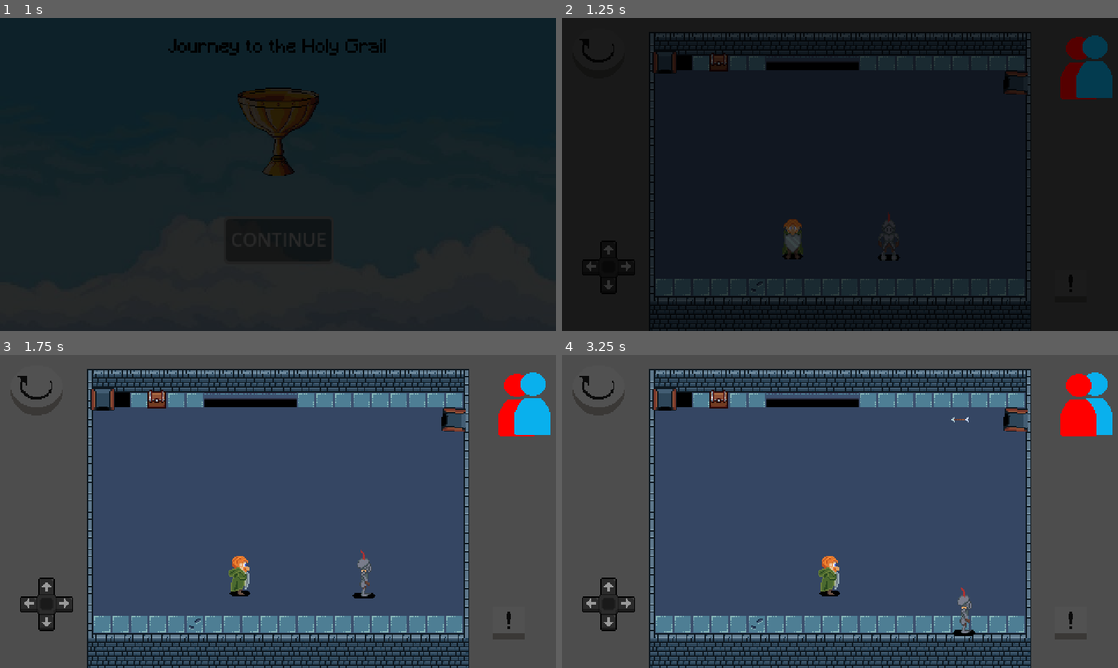
Above: before the commit, frames 1-4 (two rows, left to right).
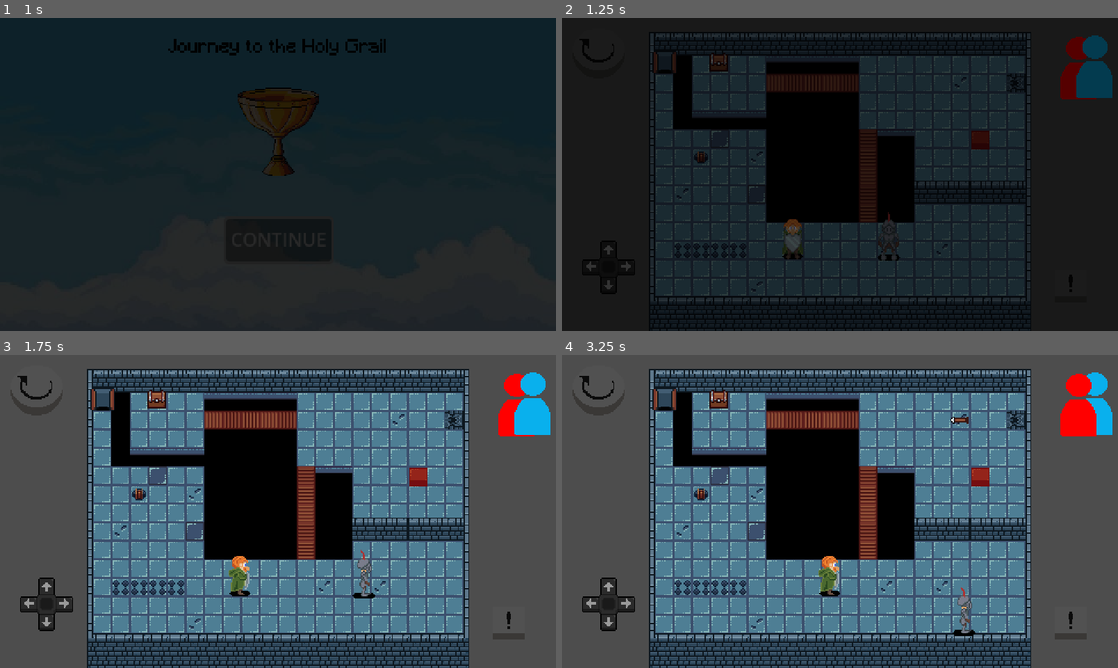
Above: after the commit, the same moments.

Repository: gumaciel/awesome-game-jam-01
Game: Godot game, scene res://scenes/main/main.tscn
The game is run twice, just before and just after one commit, with the same random seed, the same clock (stepped at 60 frames per second) and the same inputs. The engine's default icon, where the game draws it, is replaced by a stand-in: a white triangle on a blue panel in a dark square.
Inputs (mouse positions are in pixels of both pictures, inside the frame that each line leads up to):
- Up to frame 1 (1 s): click "CONTINUE" at 0.5 s
- Up to frame 2 (1.25 s): no input
- Up to frame 3 (1.75 s): tap Enter (ui_accept) at 1.25, 1.52 s; move the mouse to (400, 495) at 1.27 s; hold Right (ui_right) from 1.28 s (still down); click (400, 495) at 1.42 s
- Up to frame 4 (3.25 s): move the mouse to (728, 527) at 2.02 s; release Right (ui_right) at 2.03 s; hold Down (ui_down) 2.03-2.78 s; tap Enter (ui_accept) at 2.27 s; move the mouse to (895, 442) at 2.77 s; hold Right (ui_right) from 2.78 s (still down)

Frame 1 is identical in both runs. In frame 2, 14% of the frame differs, in the area x 16-84%, y 16-83%; in frame 3, 35%; in frame 4, 35%.

Commit message:
fix correções do z_index

Diff:
--- /dev/null
+++ b/assets/objects/arrow_base.tres
@@ -0,0 +1,7 @@
+[gd_resource type="AtlasTexture" load_steps=2 format=3 uid="uid://bhw34v04ojt3j"]
+
+[ext_resource type="Texture2D" uid="uid://1pjr0xbaekdg" path="res://assets/objects/dispensor.png" id="1_pg6yl"]
+
+[resource]
+atlas = ExtResource("1_pg6yl")
+region = Rect2(0, 0, 6, 16)
--- /dev/null
+++ b/assets/objects/dispenser_base.tres
@@ -0,0 +1,7 @@
+[gd_resource type="AtlasTexture" load_steps=2 format=3 uid="uid://dhwfq8bain3r8"]
+
+[ext_resource type="Texture2D" uid="uid://1pjr0xbaekdg" path="res://assets/objects/dispensor.png" id="1_s8kgs"]
+
+[resource]
+atlas = ExtResource("1_s8kgs")
+region = Rect2(23, 0, 33, 16)
--- a/scenes/levels/test_scene.tscn
+++ b/scenes/levels/test_scene.tscn
@@ -26,14 +26,12 @@
 grow_horizontal = 2
 grow_vertical = 2
 
-
 [node name="BackgroundColorRect" parent="." instance=ExtResource("1_hxbm2")]
 layout_mode = 1
 offset_left = 0.0
 offset_right = 0.0
 
 [node name="Scenario" type="TileMap" parent="."]
-z_index = -2
 tile_set = ExtResource("1_njrg8")
 collision_animatable = true
 format = 2
--- a/scenes/prefabs/arrow.tscn
+++ b/scenes/prefabs/arrow.tscn
@@ -1,20 +1,18 @@
 [gd_scene load_steps=3 format=3 uid="uid://pcb8xb6qds2b"]
 
-[ext_resource type="Texture2D" uid="uid://8ll1rsq22wki" path="res://assets/objects/arrow.png" id="1_divgl"]
+[ext_resource type="Texture2D" uid="uid://bhw34v04ojt3j" path="res://assets/objects/arrow_base.tres" id="1_2as7e"]
 
 [sub_resource type="RectangleShape2D" id="RectangleShape2D_fks3y"]
-size = Vector2(6, 15)
+size = Vector2(6, 16)
 
 [node name="Arrow" type="Node2D"]
 
 [node name="Sprite2D" type="Sprite2D" parent="."]
-texture = ExtResource("1_divgl")
-flip_v = true
+texture = ExtResource("1_2as7e")
 
 [node name="CharacterBody2D" type="CharacterBody2D" parent="."]
 collision_layer = 4
 collision_mask = 0
 
 [node name="CollisionShape2D" type="CollisionShape2D" parent="CharacterBody2D"]
-position = Vector2(0, -0.5)
 shape = SubResource("RectangleShape2D_fks3y")
--- a/scenes/prefabs/arrow_canon.tscn
+++ b/scenes/prefabs/arrow_canon.tscn
@@ -1,13 +1,15 @@
 [gd_scene load_steps=3 format=3 uid="uid://cqu45akdgiwwe"]
 
 [ext_resource type="Script" path="res://world/object_scripts/arrow_canon.gd" id="1_1hego"]
-[ext_resource type="Texture2D" uid="uid://bqbpxqd3lwnr1" path="res://assets/objects/cannon_base.tres" id="1_vptar"]
+[ext_resource type="Texture2D" uid="uid://dhwfq8bain3r8" path="res://assets/objects/dispenser_base.tres" id="2_l3obq"]
 
 [node name="ArrowCanon" type="Node2D"]
 script = ExtResource("1_1hego")
 
 [node name="Sprite2D" type="Sprite2D" parent="."]
-texture = ExtResource("1_vptar")
+texture = ExtResource("2_l3obq")
+hframes = 2
+frame = 1
 
 [node name="Timer" type="Timer" parent="."]
 autostart = true
--- a/scenes/prefabs/button.tscn
+++ b/scenes/prefabs/button.tscn
@@ -14,7 +14,6 @@
 shape = SubResource("RectangleShape2D_5l181")
 
 [node name="ButtonSprite" type="Sprite2D" parent="."]
-z_index = -1
 texture = ExtResource("2_pwlxk")
 hframes = 2
 
--- a/scenes/prefabs/door.tscn
+++ b/scenes/prefabs/door.tscn
@@ -46,7 +46,7 @@
 script = ExtResource("1_il01q")
 
 [node name="DoorSprite" type="Sprite2D" parent="."]
-z_index = -1
+z_index = 1
 texture = ExtResource("2_2ats6")
 vframes = 4
 
--- a/world/object_scripts/door.gd
+++ b/world/object_scripts/door.gd
@@ -12,14 +12,13 @@
 		return
 	animation.play("open")
 	static_colision.set_deferred("disabled",true)
-	door_spr.z_index = 0
 
 
 
 func _on_button_area_exited(area: Area2D) -> void:
 	if area.get_parent() != current_player:
 		return
+	print("saiu")
+	animation.play_backwards("open")
 	current_player = null
-	animation.play_backwards("open")
 	static_colision.set_deferred("disabled",false)
-	door_spr.z_index = -1
Binary file added: assets/objects/dispensor.png
Not shown, added: assets/objects/dispensor.png.import
Not shown: 1 places in scenes/levels/test_scene.tscn that only renumber resources
